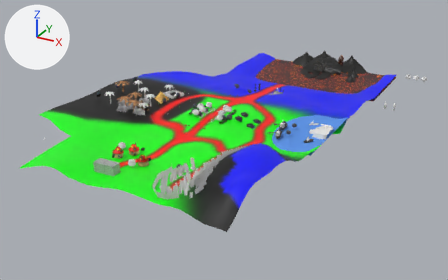
Before and after pictures for a commit that changed the Blender file media/trunk/tracks/overworld/overworld.blend.
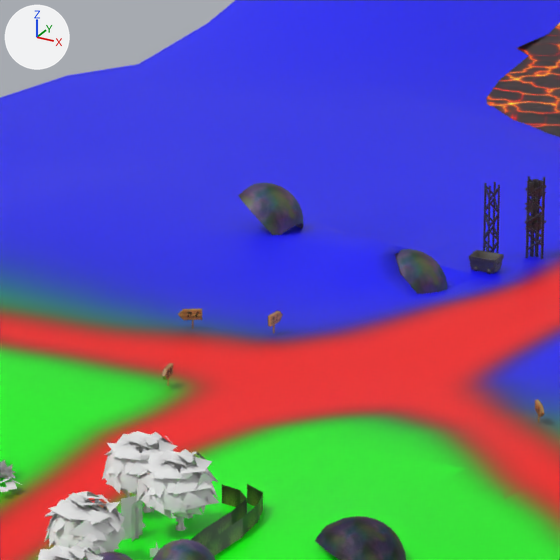
The first picture shows the older version from a 50 mm camera at (520.0, -621.0, 385.0) aimed at (12.0, 303.0, -77.0). The close-ups show the older and then the newer version on the part from 48% to 58% of the width and 24% to 41% of the height of that picture. Only the edits that show in the close-ups are written down. Lighting does not change. The marker at upper left points along +X, +Y and +Z.

Names of what the first close-up shows: 'Bubble.006', 'Bubble.012', 'Bubble.013', 'Cube.022', 'Lava', 'NicePlant6.001', 'Sphere.005', 'TallGrass', 'World.001', 'tree_2.000', 'tree_2.001', 'tree_2.007' and 15 more.
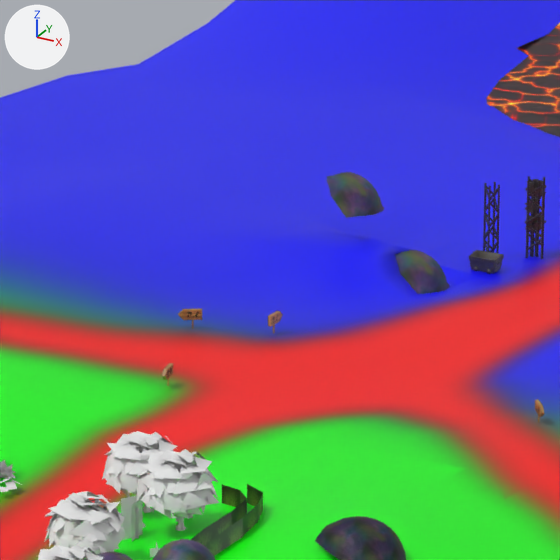
What differs and where, as boxes (x1, y1, x2, y2) in the close-ups (560 x 560 px; the box of a moved part takes in the faces that stretch with it):
'Bubble.013', reshaped, moved
    before: (238, 183, 303, 235)
    after: (327, 172, 384, 218)
'Bubble.012', reshaped
    before: (395, 249, 447, 294)
    after: (395, 250, 449, 294)
part 1 of me_sphere_034, moved or reshaped
    before: (238, 183, 303, 235)
    after: (327, 172, 384, 218)
part 2 of me_sphere_034, surface changed
    before: (248, 184, 303, 229)
    after: (331, 172, 382, 217)
part 3 of me_sphere_033, moved or reshaped
    before: (395, 249, 447, 294)
    after: (395, 250, 449, 294)
part 4 of me_sphere_033, surface changed
    both: (396, 250, 447, 292)

What changed in the scene script:
```text
Change me_sphere_034:
    used by ob_bubble_013; location = (-17.3, 410.8, -8.7)
    remove me_sphere_034.from_pydata(...)  # 140 vertices, 117 faces; spans x -6.23..4.21, y -6.56..5.77, z -5.78..3.6
    add me_sphere_034.from_pydata(...)  # 126 vertices, 113 faces; spans x -3.99..4.27, y -6.95..6.33, z -3.9..3.6
    me_sphere_034 part 1
    46 vertices are removed from x -6.23..4.15, y -5.92..5.77, z -5.78..3.56
    56 faces are deleted
    32 vertices move from x -4.83..4.21, y -6.56..5.77, z -4.46..3.49 to x -3.99..4.27, y -6.95..6.33, z -3.9..3.31
    32 vertices are added at x -3.93..4.26, y -5.94..5.53, z -3.34..3.53
    52 new faces join them
    me_sphere_034 part 2: 61 kept faces spanning x -3.99..4.27, y -6.95..5.19, z -2.71..3.6 get new texture (UV) coordinates
Change me_sphere_033:
    used by ob_bubble_012; location = (9.7, 410.8, -16.0)
    remove me_sphere_033.from_pydata(...)  # 140 vertices, 117 faces; spans x -6.23..4.21, y -6.56..5.77, z -5.78..3.6
    add me_sphere_033.from_pydata(...)  # 126 vertices, 113 faces; spans x -3.99..4.27, y -6.95..6.33, z -3.9..3.6
    me_sphere_033 part 3
    46 vertices are removed from x -6.23..4.15, y -5.92..5.77, z -5.78..3.56
    56 faces are deleted
    32 vertices move from x -4.83..4.21, y -6.56..5.77, z -4.46..3.49 to x -3.99..4.27, y -6.95..6.33, z -3.9..3.31
    32 vertices are added at x -3.93..4.26, y -5.94..5.53, z -3.34..3.53
    52 new faces join them
    me_sphere_033 part 4: 61 kept faces spanning x -3.99..4.27, y -6.95..5.19, z -2.71..3.6 get new texture (UV) coordinates
Change ob_bubble_013:
    ob_bubble_013.location: (-17.3, 410.8, -8.7) -> (-4.2, 413.6, -5.4)
```
